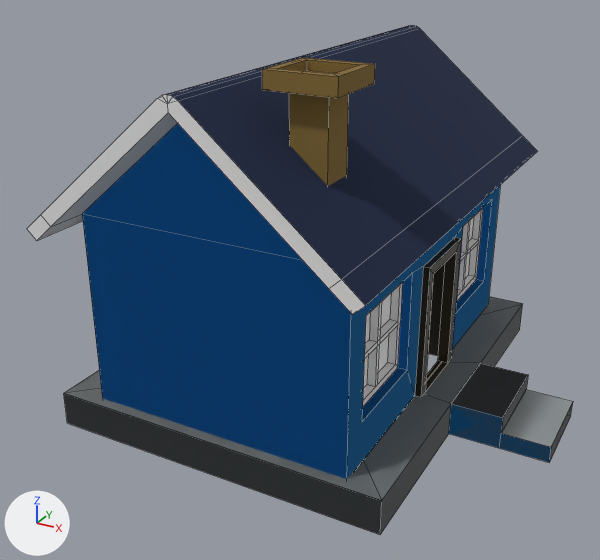
The Blender file Summer3.blend: old version first, new version second.
Both versions are drawn from a 50 mm lens placed at (5.66, -10.86, 7.17), pointed at (0.08, -0.73, 2.1). Arrows for +X, +Y and +Z are at lower left; the lights stay in place. Mesh edges are drawn as thin lines.

Script lines for the objects in view, before the commit:
```python
ob_chimney = bpy.data.objects.new('Chimney', me_cube_003)
ob_chimney.location = (1.16, -2.22, 4.39)
ob_chimney.scale = (0.257, 0.257, 0.957)
ob_cube = bpy.data.objects.new('Cube', me_cube_001)
ob_cube.location = (0.0, 0.0, 0.0)
ob_cube_001 = bpy.data.objects.new('Cube.001', me_cube_006)
ob_cube_001.location = (0.0, 0.0, 0.0)
ob_door = bpy.data.objects.new('Door', me_cube_004)
ob_door.location = (1.91, 0.0, 1.6)
ob_roof = bpy.data.objects.new('Roof', me_cube_002)
ob_roof.location = (0.0, 0.0, 1.75)
ob_roof.scale = (2.0, 3.58, 1.75)
```
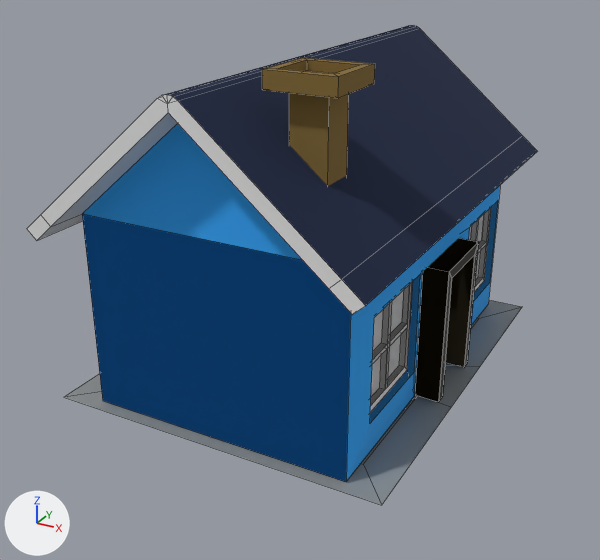
Where the change shows, as pixel boxes [x1, y1, x2, y2] in the pictures (600 x 560 px):
'Cube', reshaped, modifiers changed (10% narrower, 23% shorter)
    before: [64, 123, 573, 535]
    after: [65, 186, 522, 505]
'Door', deleted
    before: [415, 237, 461, 397]
'Cube.001', deleted
    before: [363, 208, 483, 406]
    faces in mat_material_005 (white #e7e7e7): [363, 208, 483, 406]
    faces in mat_material_004 (white #ffffff): [363, 217, 474, 389]
part 1 of me_cube_001, rebuilt (10% narrower, 14% shorter)
    before: [64, 297, 573, 535]
    after: [65, 300, 522, 505]
part 2 of me_cube_001, added
    after: [370, 282, 412, 413]
part 3 of me_cube_001, added
    after: [469, 208, 491, 292]
part 4 of me_cube_001, added
    after: [415, 238, 479, 402]
part 5 of me_cube_001, added (blue)
    after: [82, 186, 500, 482]
part 6 of me_cube_001, built on
    before: [82, 123, 500, 479]
    after: [361, 201, 498, 463]
part 7 of me_cube_002, added (brown)
    after: [262, 58, 375, 186]
part 8 of me_cube_002, added (blue)
    after: [82, 123, 302, 260]
'Chimney', unchanged, covered by the edit
    before: [262, 58, 375, 186]

What the commit changed:
me_cube_001 is used by ob_cube; location (0.0, 0.0, 0.0).
me_cube_001 had 58 vertices, 36 faces and spanned x -2.58..4.05, y -3.2..3.2, z 0.12..5.18.
me_cube_001 now has 388 vertices, 309 faces, 8 loose edges and spans x -2.58..2.58, y -3.2..3.2, z 0.52..3.5.
me_cube_001 part 1: the loose piece of 28 vertices spanning x -2.58..4.05, y -3.2..3.2, z 0.12..0.64 is rebuilt with 12 vertices and now spans x -2.58..2.58, y -3.2..3.2, z 0.52..0.58, in mat_material (grey #8d9395).
me_cube_001 part 2: a new loose piece of 112 vertices spanning x 1.92..2.0, y -2.56..-1.05, z 1.23..2.74.
me_cube_001 part 3: a new loose piece of 112 vertices spanning x 1.92..2.0, y 1.05..2.56, z 1.23..2.74.
me_cube_001 part 4: a new loose piece of 56 vertices spanning x 1.98..2.38, y -0.66..0.66, z 0.6..2.68.
me_cube_001 part 5: a new loose piece of 40 vertices spanning x -2.0..2.11, y -3.0..3.0, z 0.59..3.5, in mat_exteriorcladding (blue #31a6f9).
Part 6, on me_cube_001:
2 vertices are removed from x 0.0, y -3.0..3.0, z 5.18.
17 faces are deleted.
28 vertices are added at x -2.0..2.0, y -3.0..3.0, z 0.59..3.5.
8 loose edges are added.
26 new faces join them, mat_exteriorcladding (blue #31a6f9).
me_cube_001 now uses material mat_material_003 (brown #2d2408).
me_cube_001 now uses material mat_material_005 (white #e7e7e7).
me_cube_001 now uses material mat_material_004 (white #ffffff).
me_cube_002 is used by ob_roof; location (0.0, 0.0, 1.75); scale (2.0, 3.58, 1.75).
Verts and faces of me_cube_002; kept vertices keep their numbers, new ones are numbered from 30.
me_cube_002 had 30 vertices, 30 faces and spanned x -1.22..1.22, y -1.0..1.0, z 0.86..2.07.
me_cube_002 now has 60 vertices, 53 faces and spans x -1.22..1.22, y -1.0..1.0, z 0.86..2.19.
me_cube_002 part 7: a new loose piece of 24 vertices spanning x 0.34..0.82, y -0.75..-0.49, z 0.96..2.19, in mat_material_001 (brown #816833).
Part 8, on me_cube_002:
New vertex 31 is at (-1.0, -0.84, 1.0), pixel (82, 213).
New vertex 33 is at (1.0, -0.84, 1.0).
New vertex 35 is at (0.0, -0.84, 1.96).
New faces: (31, 33, 35) (mat_exteriorcladding (blue #31a6f9)).
me_cube_002 now uses material mat_material_001 (brown #816833).
me_cube_002 now uses material mat_exteriorcladding (blue #31a6f9).
Object 'Cube' (ob_cube) loses its MIRROR modifier named 'Mirror'.
Modifier setting removed (it was use_axis = (False, True, False)).
Object 'Door' (ob_door) is deleted.
Object 'Cube.001' (ob_cube_001) is deleted.
